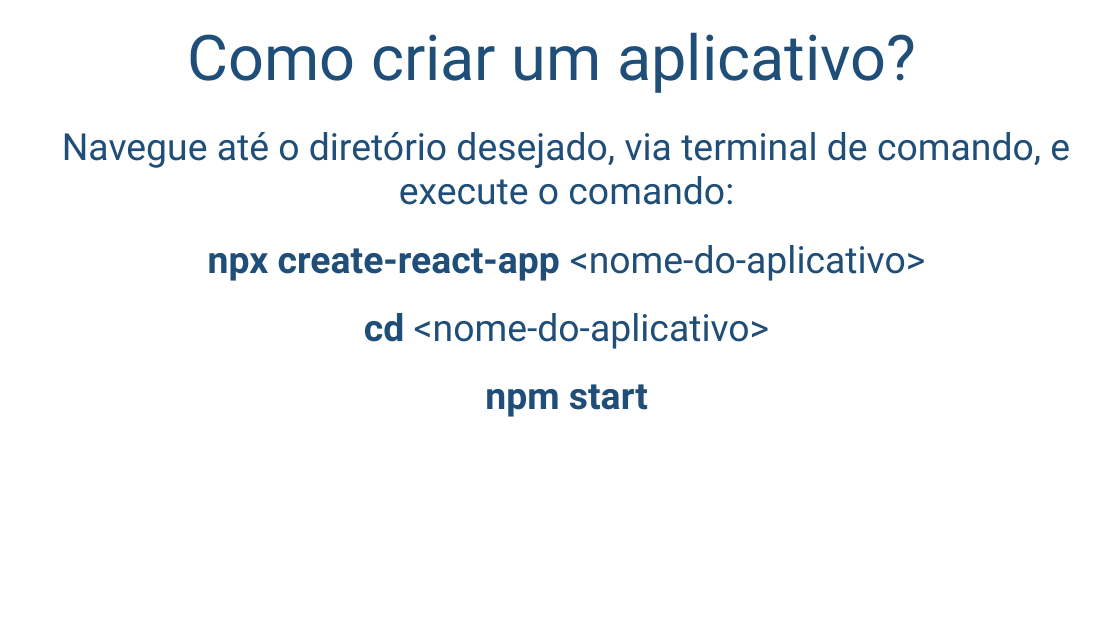
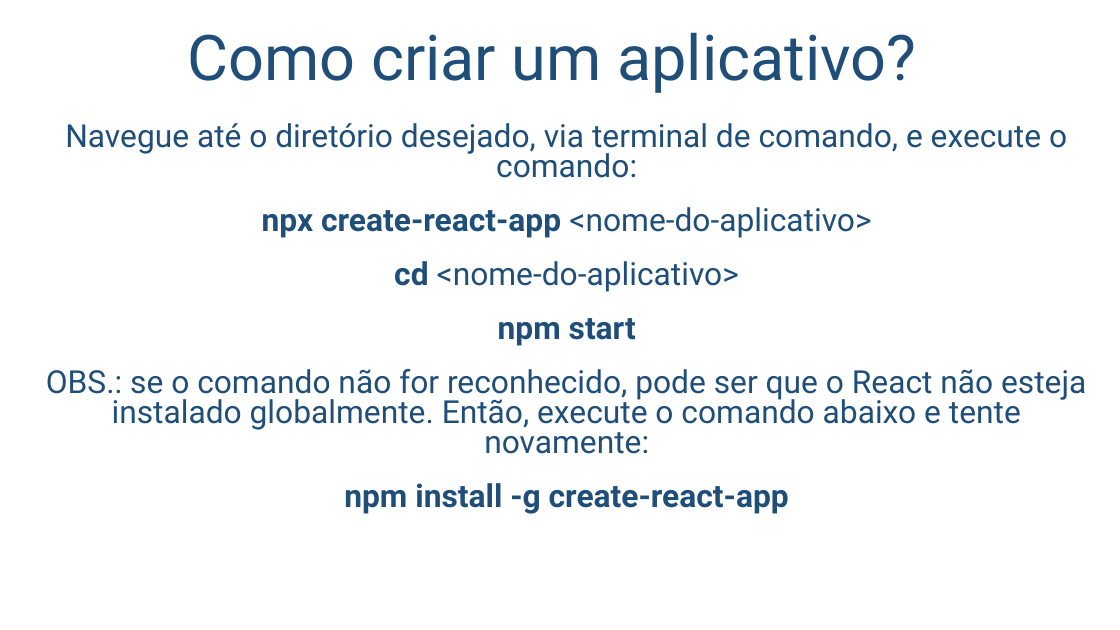
Before and after one commit to salmo-jr/public-slides, a slide deck: slide 6 of React.pptx. Drawn at 1120x630 pixels with LibreOffice and Linux fonts; fonts in the diff are those of the drawing; background and template pictures are left out. Boxes give left, top, right and bottom in pixels: in the first picture for what was removed or moved away, otherwise in the second. Text is boxed around its words. In the diff, an @@ line names an element or a change of style, - is before the commit and + after.

```diff
--- a/React.pptx
+++ b/React.pptx
@@ text at box(65, 123, 1067, 346): size 32 to 27.2 pt in "Navegue até o diretório desejado, via terminal ...", "npx create-react-app <nome-do-aplicativo>", "cd <nome-do-aplicativo>", "npm start"; line spacing 1 to 0.8 @@
@@ text at box(46, 369, 1086, 514): paragraphs added @@
+OBS.: se o comando não for reconhecido, pode ser que o React não esteja instalado globalmente. Então, execute o comando abaixo e tente novamente:
+npm install -g create-react-app
```
Also in this commit, not shown: 1 other slide changed, 1 slide added.
